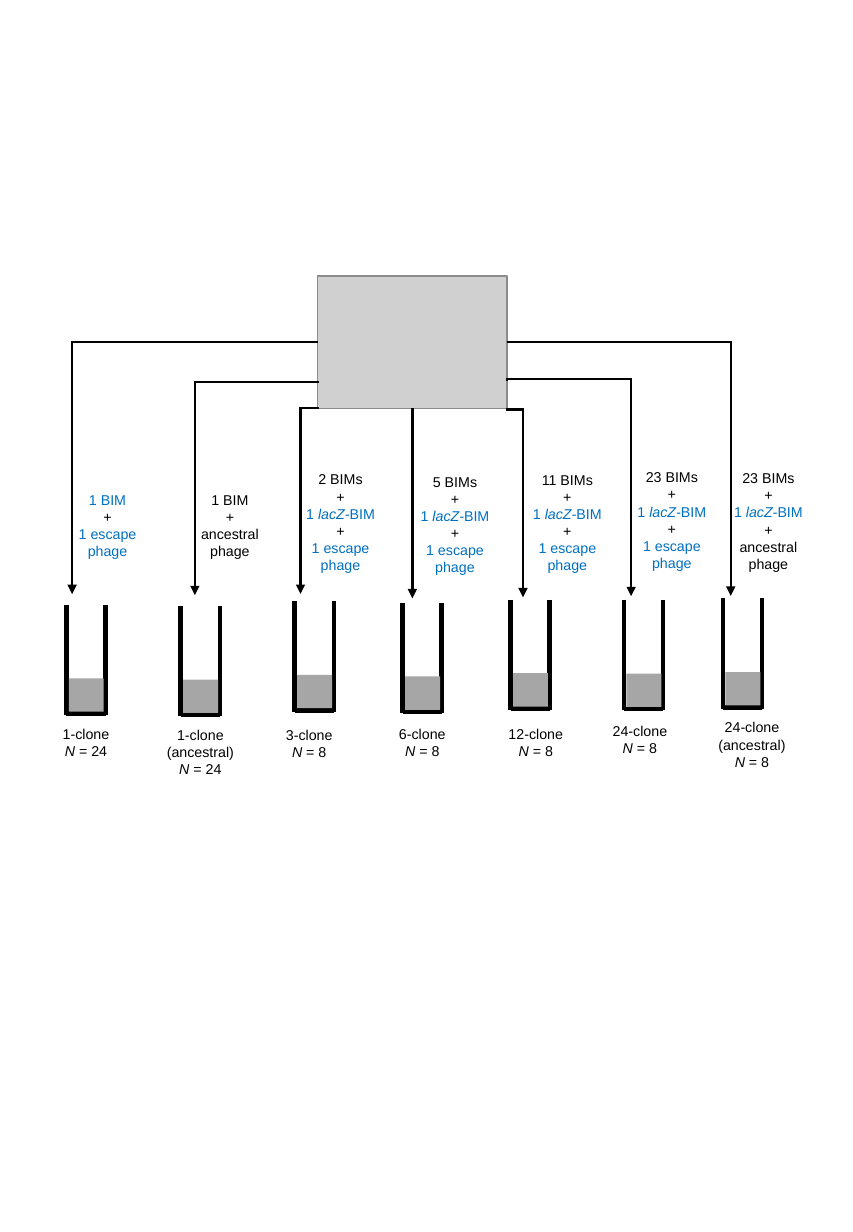
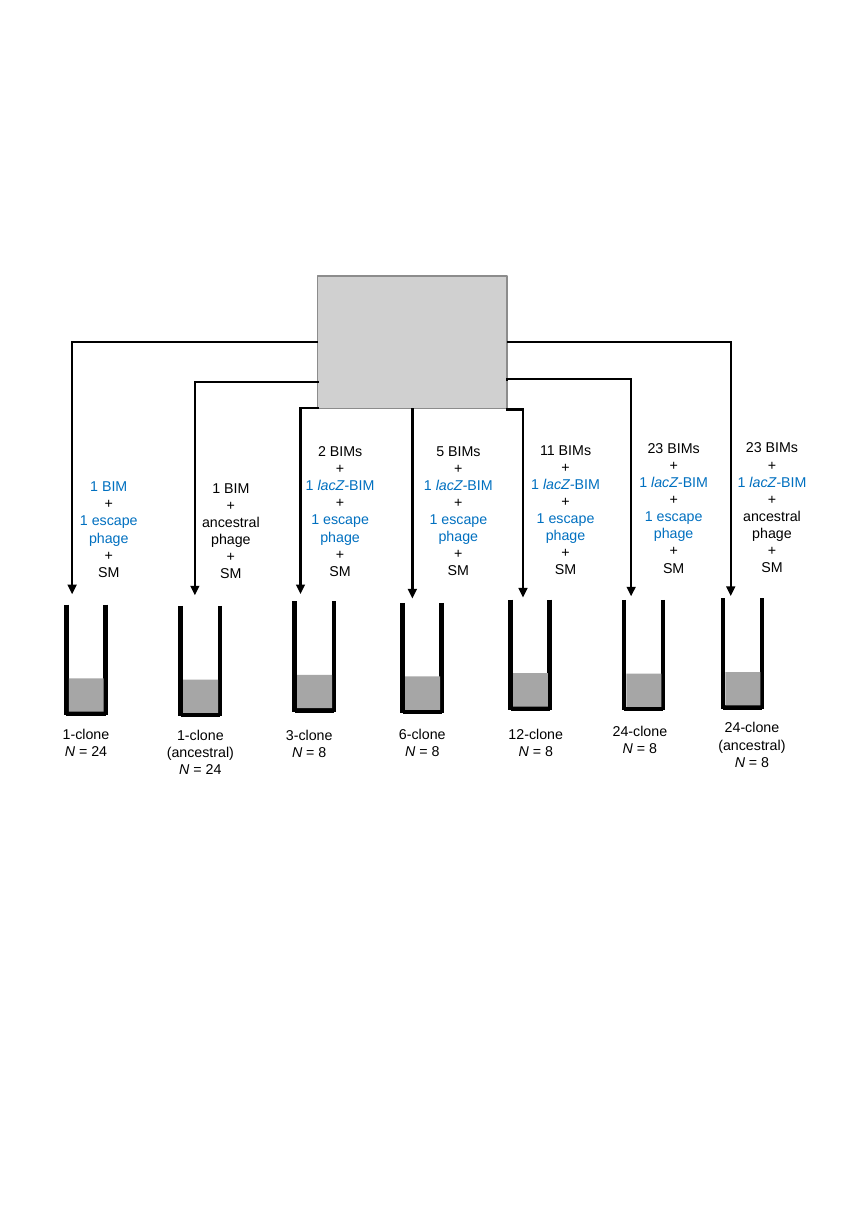
Before and after one commit to JackCommon/Common_etal_2019_host_diversity, a slide deck: slide 1 of figs/Figure_S2.pptx. Drawn at 853x1232 pixels with LibreOffice and Linux fonts; fonts in the diff are those of the drawing; grey boxes stand for pictures. Boxes give left, top, right and bottom in pixels: in the first picture for what was removed or moved away, otherwise in the second. Text is boxed around its words. In the diff, an @@ line names an element or a change of style, - is before the commit and + after.

```diff
--- a/figs/Figure_S2.pptx
+++ b/figs/Figure_S2.pptx
@@ text "2 BIMs": place and size @@
-text "2 BIMs" at box(306, 474, 375, 573)
+text "2 BIMs" at box(306, 446, 375, 576)
@@ text "5 BIMs": place and size @@
-text "5 BIMs" at box(421, 477, 489, 575)
+text "5 BIMs" at box(424, 446, 493, 575)
@@ text "11 BIMs": place and size @@
-text "11 BIMs" at box(533, 475, 602, 573)
+text "11 BIMs" at box(531, 445, 600, 574)
@@ text "23 BIMs": place and size @@
-text "23 BIMs" at box(637, 472, 706, 571)
+text "23 BIMs" at box(639, 443, 708, 573)
@@ text "23 BIMs": place and size @@
-text "23 BIMs" at box(734, 473, 803, 572)
+text "23 BIMs" at box(738, 442, 806, 572)
@@ text "1 BIM": place and size @@
-text "1 BIM" at box(79, 495, 137, 559)
+text "1 BIM" at box(80, 481, 138, 577)
@@ text "1 BIM": place and size @@
-text "1 BIM" at box(201, 495, 259, 559)
+text "1 BIM" at box(202, 483, 260, 578)
@@ text at box(80, 515, 138, 577): text changed @@
-1 escape phage
+1 escape phage
++
+SM
@@ text at box(220, 568, 241, 578): paragraphs added @@
++
+SM
@@ text at box(329, 566, 350, 576): paragraphs added @@
++
+SM
@@ text at box(448, 565, 469, 575): paragraphs added @@
++
+SM
@@ text at box(555, 564, 576, 574): paragraphs added @@
++
+SM
@@ text at box(663, 563, 684, 573): paragraphs added @@
++
+SM
@@ text at box(761, 562, 782, 572): paragraphs added @@
++
+SM
```
Also in this commit, not shown: 20 other files.
